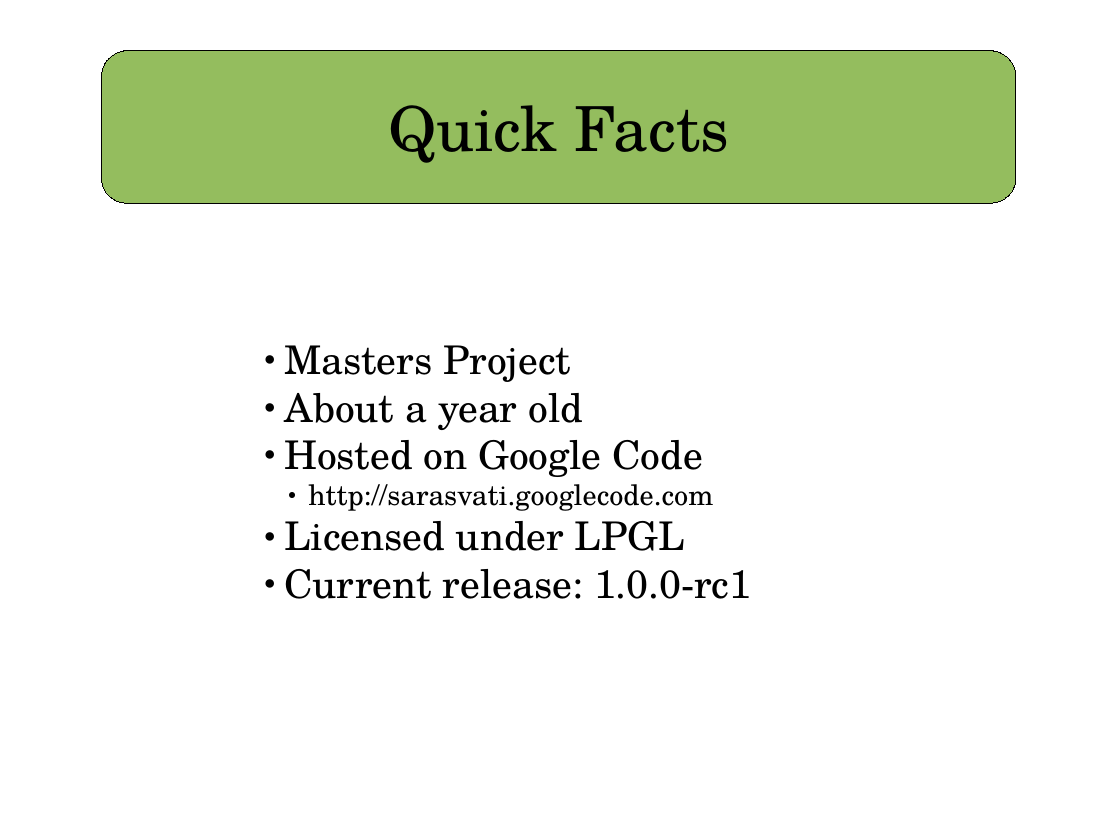
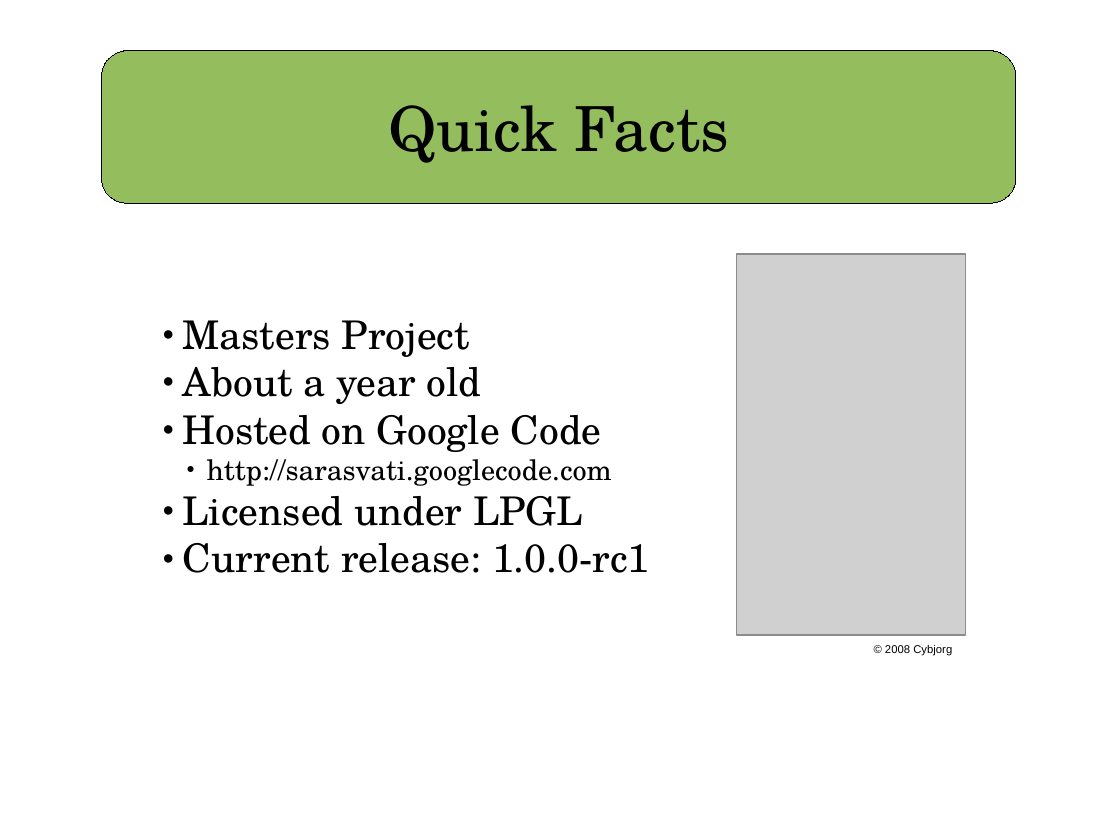
Before and after one commit to plorenz/sarasvati, a slide deck: slide 2 of doc/presentation.odp. Drawn at 1120x840 pixels with LibreOffice and Linux fonts; fonts in the diff are those of the drawing; grey boxes stand for pictures. Boxes give left, top, right and bottom in pixels: in the first picture for what was removed or moved away, otherwise in the second. Text is boxed around its words. In the diff, an @@ line names an element or a change of style, - is before the commit and + after.

Commit message:
update presentation

```diff
--- a/doc/presentation.odp
+++ b/doc/presentation.odp
@@ picture added at (x1=737, y1=254, x2=966, y2=635) @@
@@ text "Masters Project" moved from (x1=284, y1=345, x2=751, y2=599) to (x1=183, y1=320, x2=649, y2=573) @@
@@ text added at (x1=885, y1=645, x2=952, y2=656), 8 pt, text #000000 @@
+© 2008 Cybjorg
```
Also in this commit, not shown: 1 other slide changed, 2 slides added.
